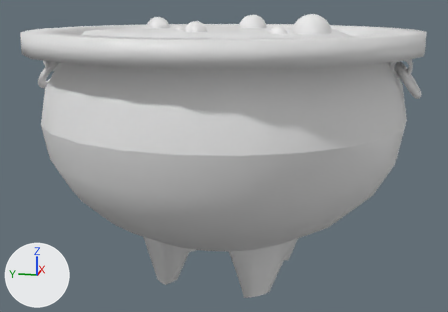
The FBX model Caldero.fbx: old version first, new version second.
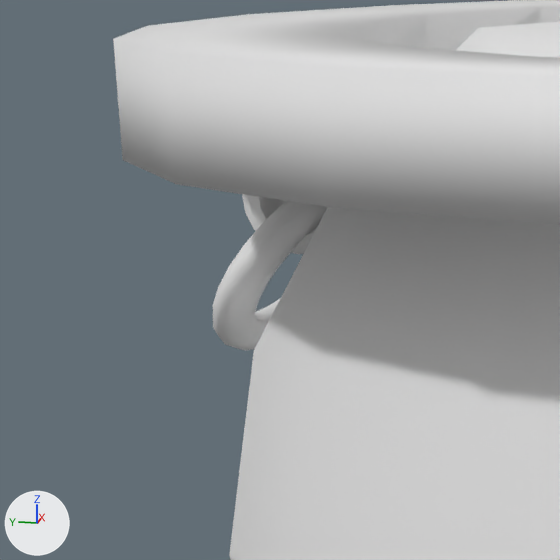
The first picture shows the older version from a 50 mm lens placed at (-1.405, -0.281, 0.636), pointed at (-0.004, -0.001, 0.285). The close-ups show the older and then the newer version on the part from 0% to 22% of the width and 8% to 40% of the height of that picture. Only the edits that show in the close-ups are written down. The axes (+X, +Y, +Z) are drawn at lower left. The lights are the same throughout. Where no turn or scale is listed for an object, it has been applied to the vertices.
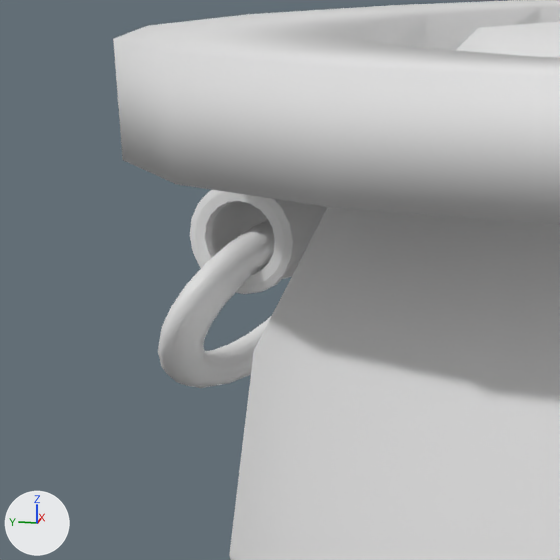
The change, as a diff of the scene's bpy script:
```diff
--- a/Caldero.fbx.py
+++ b/Caldero.fbx.py
@@ ob_torus002 @@
 ob_torus002 = bpy.data.objects.new('Torus002', me_mesh_011)
-ob_torus002.location = (-0.016, 0.4124, 0.4759)
-ob_torus002.rotation_euler = (0.0, -2.182, 1.658)  # degrees (0, -125, 95)
+ob_torus002.location = (-0.0153, 0.4337, 0.4589)
+ob_torus002.rotation_euler = (0.0, -2.182, 1.571)  # degrees (0, -125, 90)
 ob_torus002.scale = (-0.00779, -0.0128, -0.00779)
@@ ob_cylinder003 @@
 ob_cylinder003 = bpy.data.objects.new('Cylinder003', me_mesh_010)
-ob_cylinder003.location = (-0.0561, 0.3925, 0.5058)
-ob_cylinder003.rotation_euler = (1.571, 0.349, -1.484)  # degrees (90, 20, -85)
+ob_cylinder003.location = (-0.057, 0.4175, 0.4888)
+ob_cylinder003.rotation_euler = (1.571, 0.349, -1.571)  # degrees (90, 20, -90)
 ob_cylinder003.scale = (-0.01, -0.01, -0.01)
```

Changed parts and their boxes (x1, y1, x2, y2) in the close-ups (560 x 560 px):
'Torus002', moved, turned: before (213, 201, 327, 351); after (158, 219, 275, 388)
'Cylinder003', moved, turned: before (242, 194, 317, 254); after (190, 190, 327, 294)
